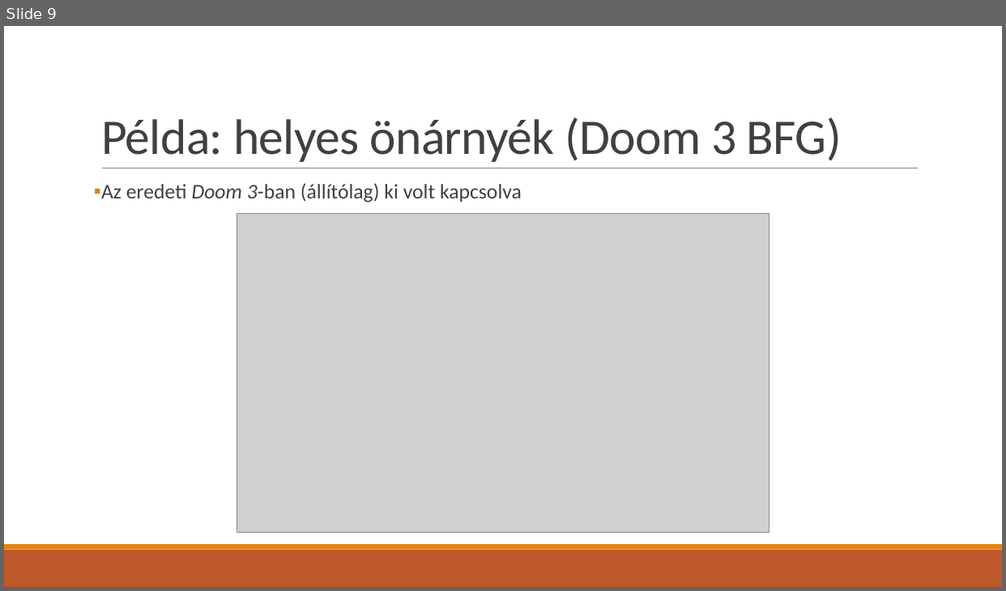
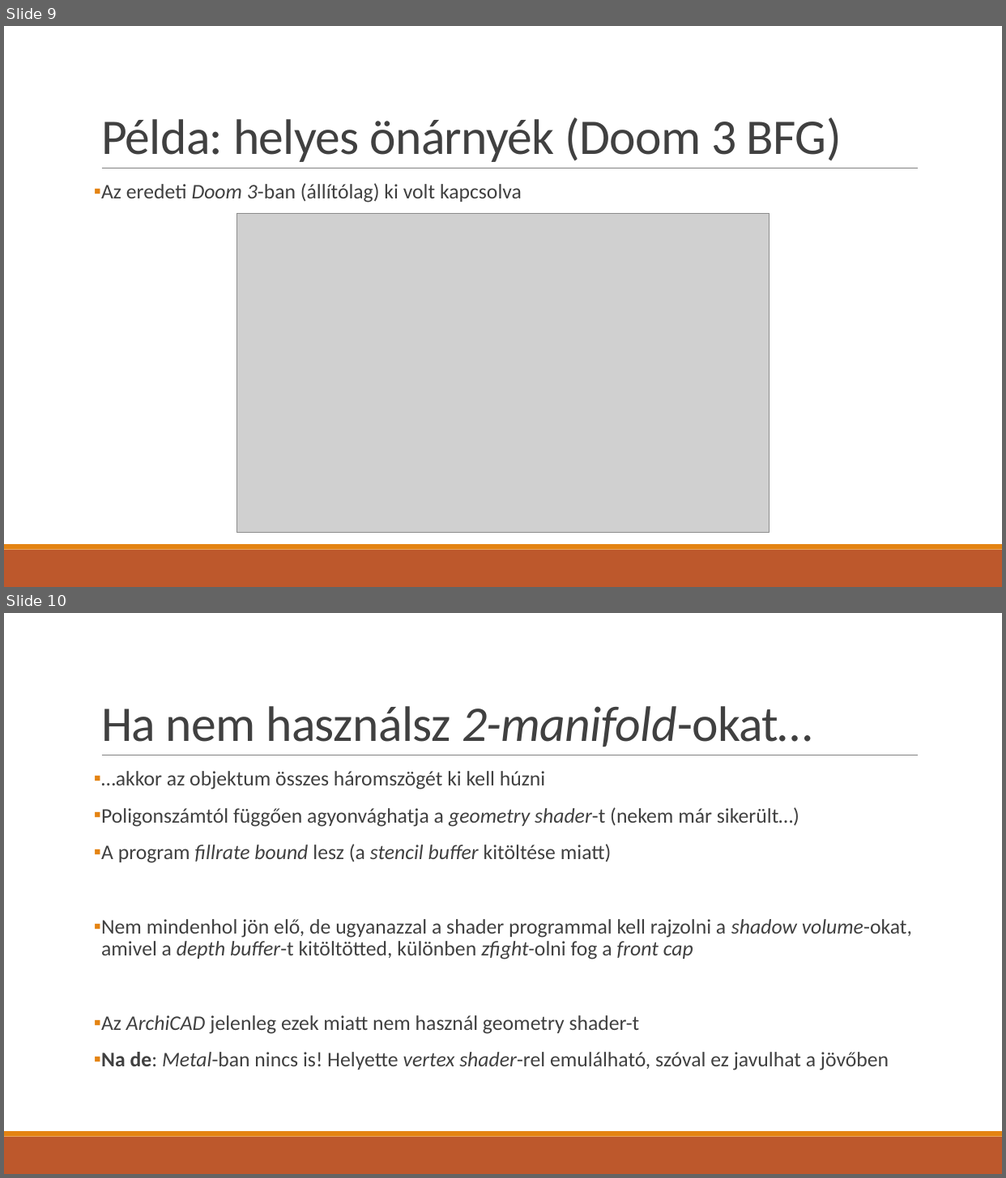
Before and after one commit to asylum2010/Asylum-s-ELTE-Exercises, a slide deck: GFX_EA_01.pptx. Shown one above the other, each under a label of ours: slide 9 before the commit, slides 9 and 10 after it. The pictures are 1006x591 and 1006x1178 pixels, drawn with LibreOffice and Linux fonts; fonts in the diff are those of the drawing; grey boxes stand for pictures. Boxes give left, top, right and bottom in pixels: in the first picture for what was removed or moved away, otherwise in the second. Text is boxed around its words. In the diff, an @@ line names an element or a change of style, - is before the commit and + after.

Commit message:
shadow volume prez 3

```diff
--- a/GFX_EA_01.pptx
+++ b/GFX_EA_01.pptx
@@ slide 10 added at (x1=4, y1=613, x2=1002, y2=1174), background #FFFFFF; not listed: 3 template elements that a slide beside it also shows @@
@@ title added at (x1=101, y1=706, x2=812, y2=747), 48 pt, text #404040 @@
+Ha nem használsz 2-manifold-okat…
@@ text added at (x1=101, y1=771, x2=912, y2=1071), 20 pt, text #404040 @@
+▪ …akkor az objektum összes háromszögét ki kell húzni
+▪ Poligonszámtól függően agyonvághatja a geometry shader-t (nekem már sikerült…)
+▪ A program fillrate bound lesz (a stencil buffer kitöltése miatt)
+▪ Nem mindenhol jön elő, de ugyanazzal a shader programmal kell rajzolni a shadow volume-okat, amivel a depth buffer-t kitöltötted, különben zfight-olni fog a front cap
+▪ Az ArchiCAD jelenleg ezek miatt nem használ geometry shader-t
+▪ Na de: Metal-ban nincs is! Helyette vertex shader-rel emulálható, szóval ez javulhat a jövőben
```
Also in this commit, not shown: 3 slides changed.
